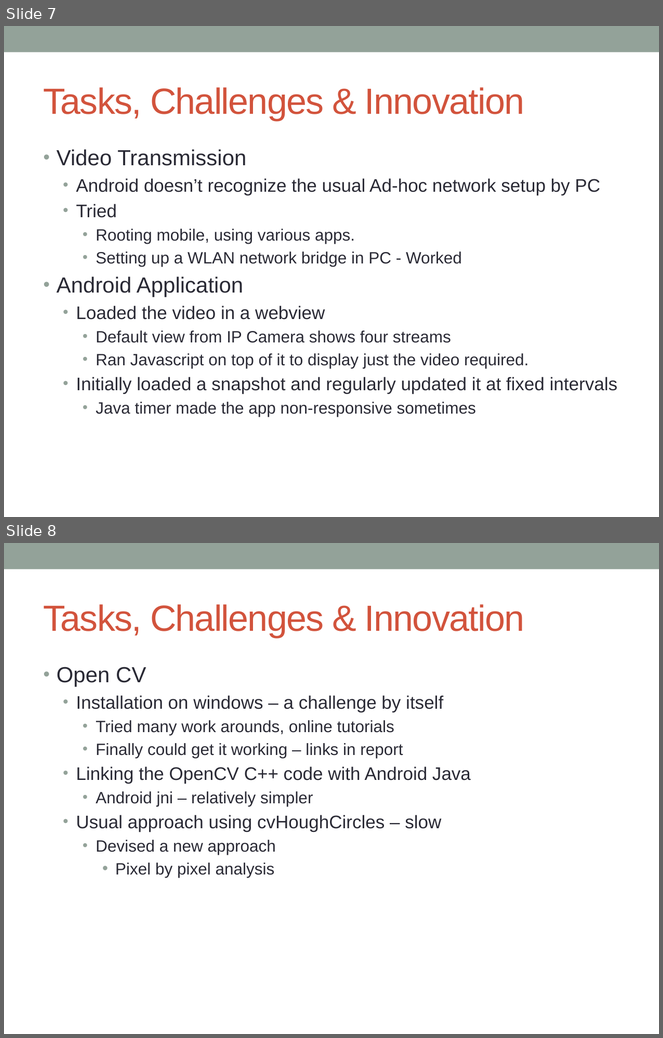
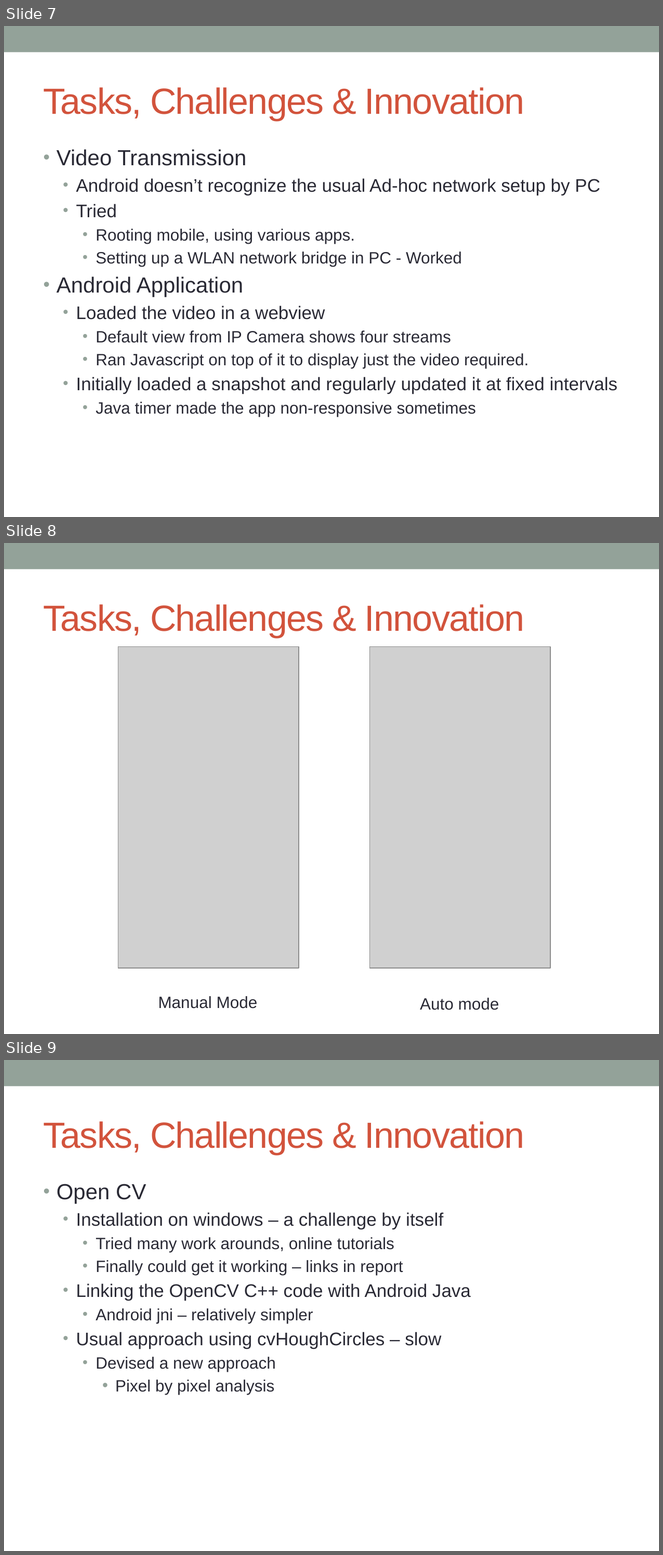
Before and after one commit to mintuhouse/AndroidBasedTennisBallCollector_group14_cs308_2012, a slide deck: Documentation/cs308_2012_team14_final_pres.pptx. Shown one above the other, each under a label of ours: slides 7 and 8 before the commit, slides 7, 8 and 9 after it. The pictures are 663x1038 and 663x1555 pixels, drawn with LibreOffice and Linux fonts; fonts in the diff are those of the drawing; grey boxes stand for pictures. Boxes give left, top, right and bottom in pixels: in the first picture for what was removed or moved away, otherwise in the second. Text is boxed around its words. In the diff, an @@ line names an element or a change of style, - is before the commit and + after.

```diff
--- a/Documentation/cs308_2012_team14_final_pres.pptx
+++ b/Documentation/cs308_2012_team14_final_pres.pptx
@@ slide 8 added at [4, 543, 659, 1034], background #FFFFFF; not listed: 1 template element that a slide beside it also shows @@
@@ title added at [44, 604, 525, 638], 40 pt, text #D2533C @@
+Tasks, Challenges & Innovation
@@ picture added at [118, 646, 299, 968] @@
@@ picture added at [370, 646, 551, 968] @@
@@ text added at [158, 996, 258, 1009], 18 pt, text #292934 @@
+Manual Mode
@@ text added at [420, 998, 500, 1010], 18 pt, text #292934 @@
+Auto mode
@@ what was slide 8 is now slide 9 @@
```
Also in this commit, not shown: 1 slide changed, 3 other files.
